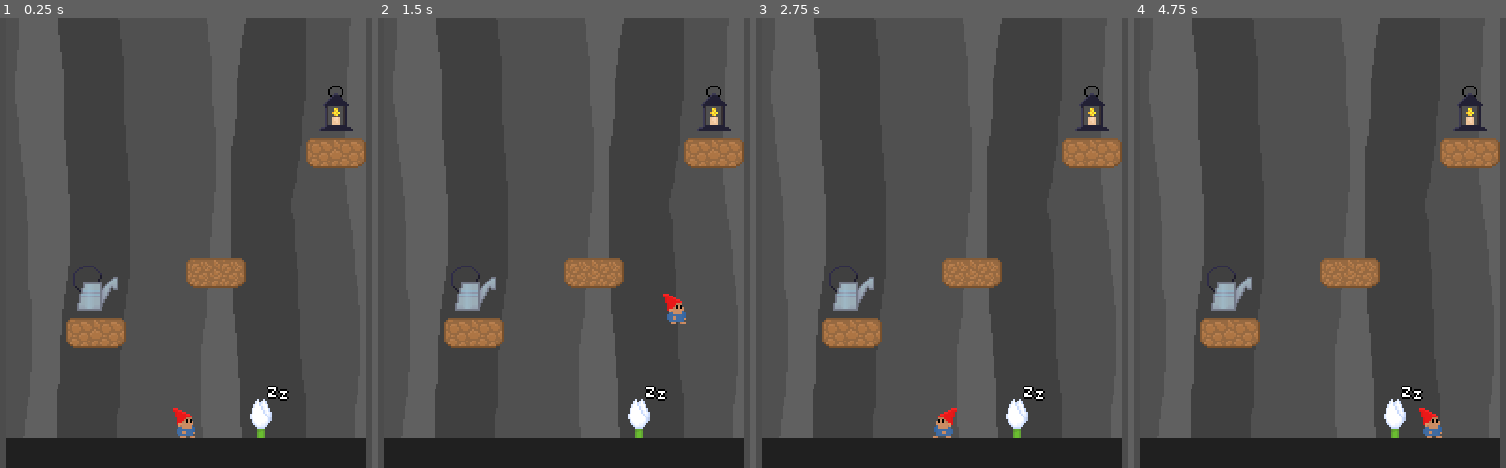
Above: before the commit, frames 1-4 (left to right).
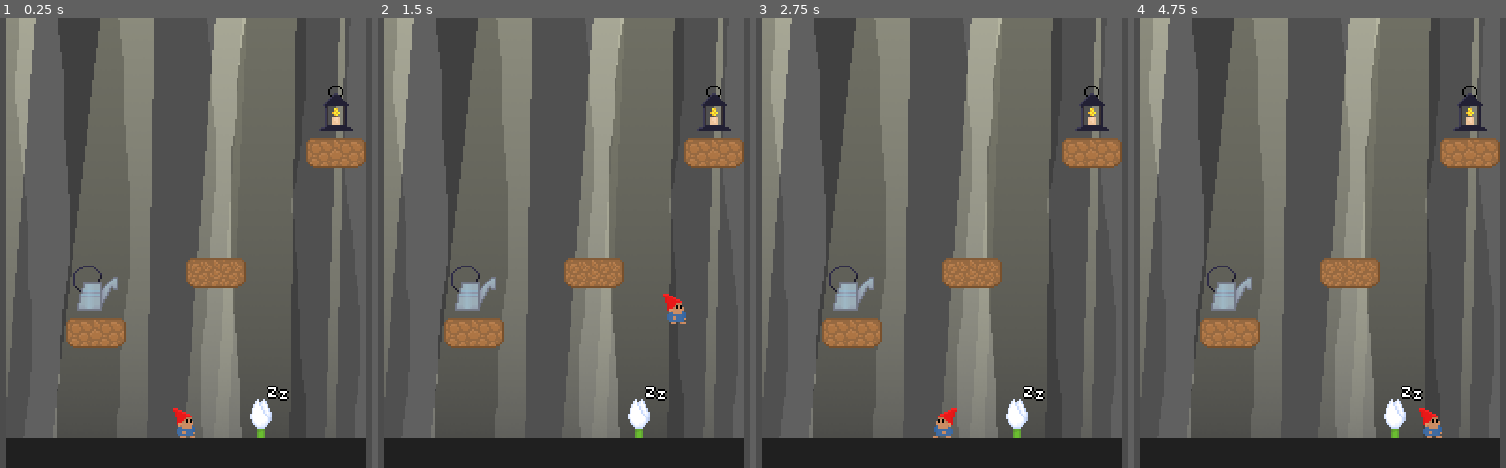
Above: after the commit, the same moments.

Repository: zhyrin0/the-climb
Game: Godot game, scene res://src/main/main.tscn
The game is run twice, just before and just after one commit, with the same random seed, the same clock (stepped at 60 frames per second) and the same inputs.
Inputs (mouse positions are in pixels of both pictures, inside the frame that each line leads up to):
- Up to frame 1 (0.25 s): no input
- Up to frame 2 (1.5 s): tap Enter at 0.5 s; move the mouse to (738, 220) at 0.52 s; hold D (move_right) 0.53-1.25 s; tap E (cycle_items) at 0.6 s; click (738, 220) at 0.67 s; tap W (move_jump) at 0.77 s; drag from (404, 265) to (712, 108) at 1.27 s
- Up to frame 3 (2.75 s): tap Space (use_item) at 2, 2.1 s; move the mouse to (1023, 144) at 2.02 s; hold A (move_left) from 2.03 s (still down)
- Up to frame 4 (4.75 s): release A (move_left) at 2.75 s; drag from (1279, 333) to (outside the picture) at 2.77 s; tap Enter at 3.5 s; move the mouse to (outside the picture) at 3.52 s; hold D (move_right) 3.53-4.25 s; hold S (move_fall) 3.53-4.25 s; tap W (move_jump) at 3.77 s; drag from (outside the picture) to (1200, 130) at 4.27 s

The runs differ from the first frame. In frame 1, 38% of the frame differs, in the area x 1-93%, y 0-94%; in frame 2, 38%; in frame 3, 38%; in frame 4, 38%.

Commit message:
Sunlight follows camera

Diff:
--- a/src/player/player.gd
+++ b/src/player/player.gd
@@ -19,6 +19,7 @@
 onready var _watering_can_area := $Pivot/WateringCan/Area2D as Area2D
 onready var _lantern := $Pivot/Lantern as Sprite
 onready var _fall_raycast := $FallRayCast as RayCast2D
+onready var _camera := $Camera2D as Camera2D
 onready var _animation_player := $AnimationPlayer as AnimationPlayer
 
 
@@ -74,6 +75,10 @@
 		_active_ability = _abilities[1 - _active_ability]
 
 
+func get_screen_center() -> Vector2:
+	return _camera.get_camera_screen_center()
+
+
 func pick_up(type: int) -> void:
 	if not _abilities.has(type):
 		_abilities.push_back(type)
--- a/src/world/world.gd
+++ b/src/world/world.gd
@@ -9,11 +9,16 @@
 
 onready var _plants := $Plants as Node2D
 onready var _lights := $Lights as Node2D
+onready var _sunlight := $Lights/Sunlight as Light2D
+onready var _player := $Player as Player
 
 
 func _ready() -> void:
-	var player := $Player as Player
-	player.set_camera_bounds(_get_camera_bounds())
+	_player.set_camera_bounds(_get_camera_bounds())
+
+
+func _process(_delta: float) -> void:
+	_sunlight.position.y = _player.get_screen_center().y - get_viewport_rect().size.y / 2.0
 
 
 func _get_camera_bounds() -> Rect2:
--- a/src/world/world.tscn
+++ b/src/world/world.tscn
@@ -163,9 +163,9 @@
 }
 
 [node name="Sunlight" type="Light2D" parent="Lights" groups=["light"]]
-position = Vector2( 96, -240 )
+position = Vector2( 96, 0 )
 texture = ExtResource( 3 )
-offset = Vector2( 0, 360 )
+offset = Vector2( 0, 120 )
 color = Color( 1, 1, 0.752941, 1 )
 range_layer_min = -1
 range_item_cull_mask = 2
